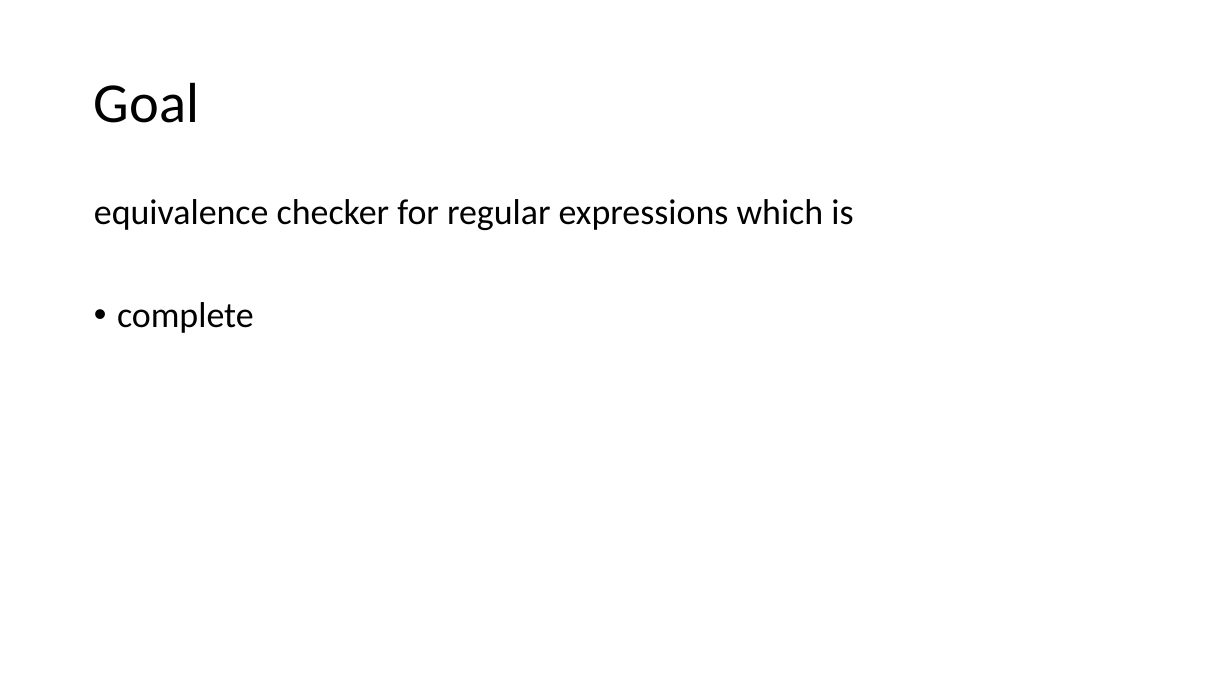
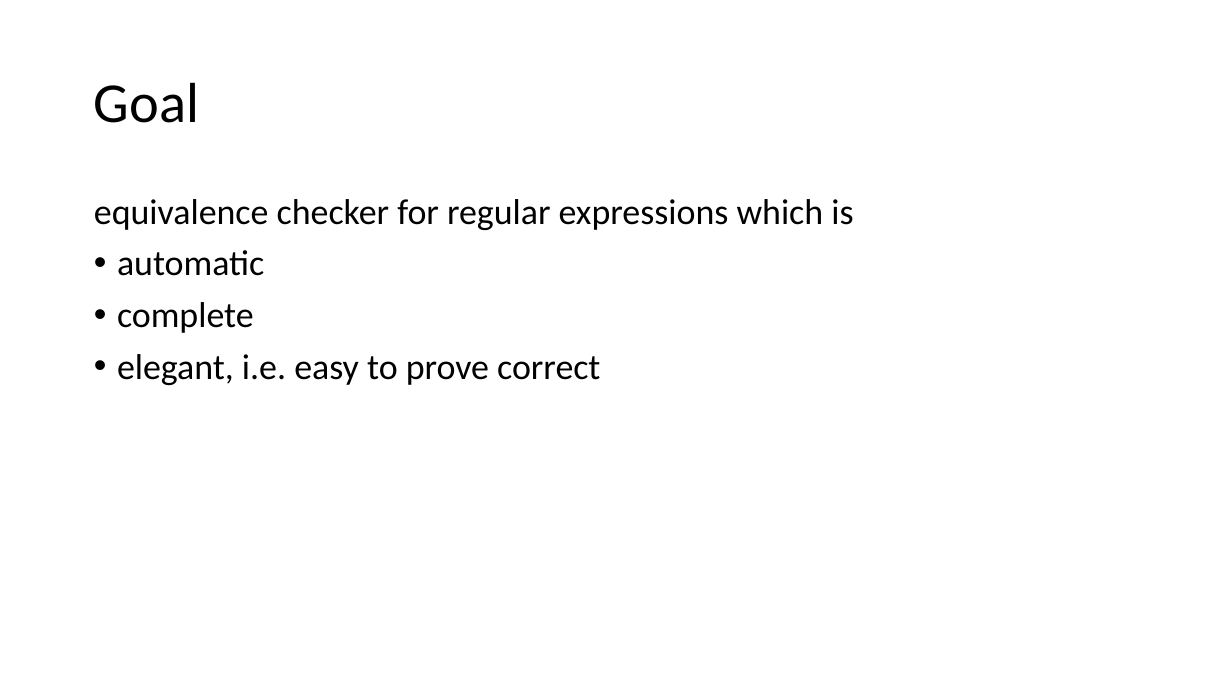
Before and after one commit to Helli/fds_seminar, a slide deck: slide 2 of slides.pptx. Drawn at 1232x693 pixels with LibreOffice and Linux fonts; fonts in the diff are those of the drawing. Boxes give left, top, right and bottom in pixels: in the first picture for what was removed or moved away, otherwise in the second. Text is boxed around its words. In the diff, an @@ line names an element or a change of style, - is before the commit and + after.

```diff
--- a/slides.pptx
+++ b/slides.pptx
@@ text at (x1=117, y1=250, x2=264, y2=276): paragraph added @@
+• automatic
@@ text at (x1=117, y1=354, x2=600, y2=385): paragraph added @@
+• elegant, i.e. easy to prove correct
```
Also in this commit, not shown: 2 other files.
